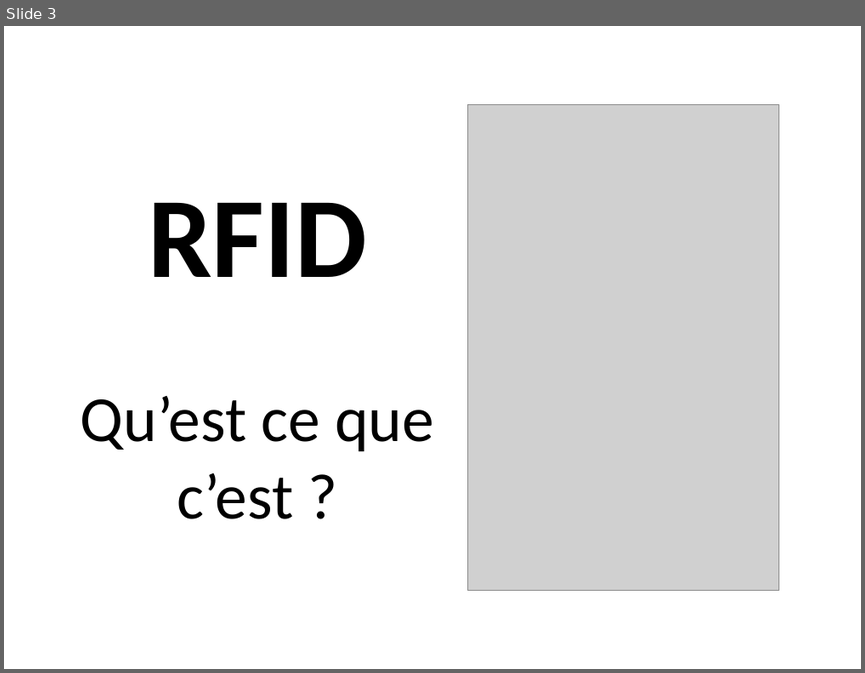
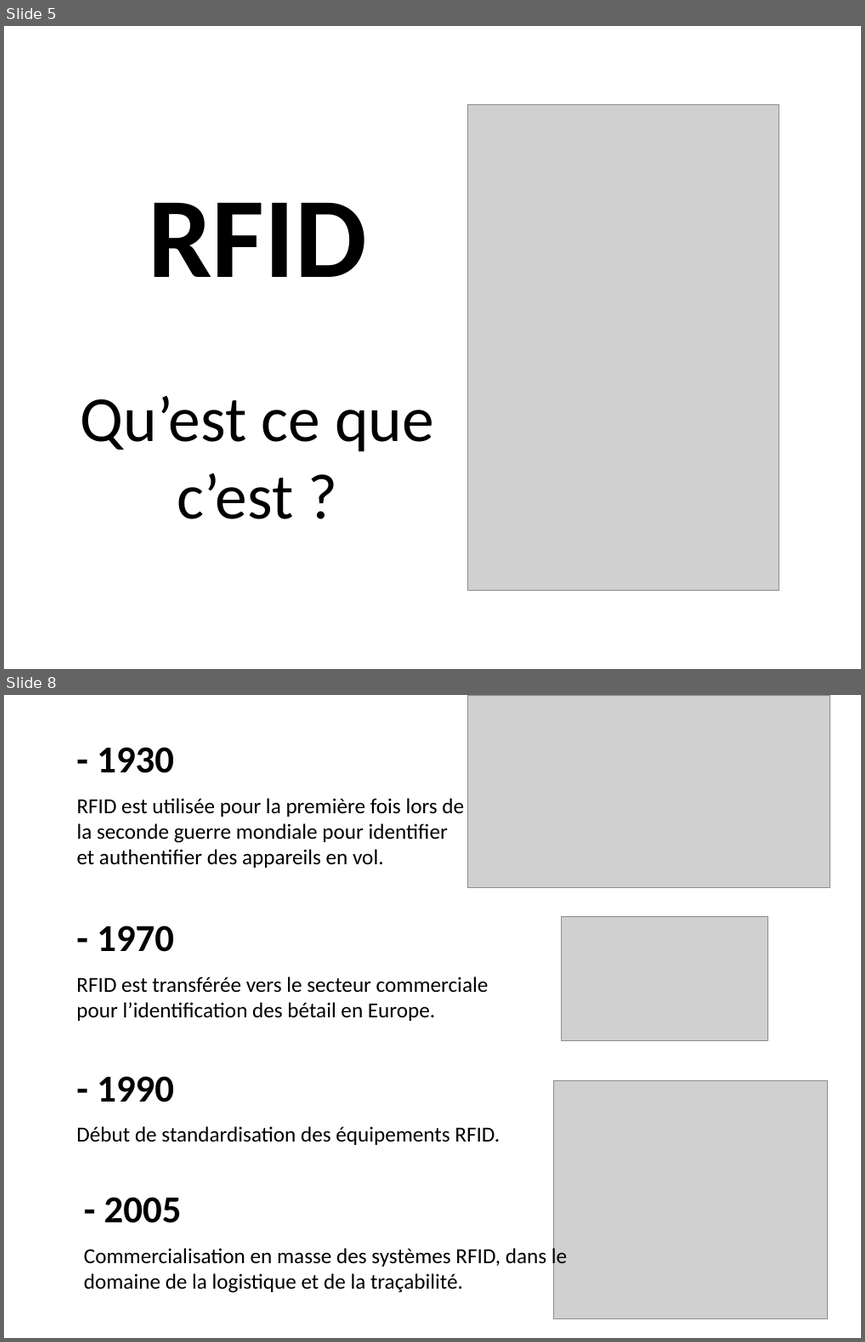
Before and after one commit to adeiry/RFID, a slide deck: RFID.pptx. Shown one above the other, each under a label of ours: slide 3 before the commit, slides 5 and 8 after it; the slides between them are not shown. The pictures are 865x673 and 865x1342 pixels, drawn with LibreOffice and Linux fonts; fonts in the diff are those of the drawing; grey boxes stand for pictures. Boxes give left, top, right and bottom in pixels: in the first picture for what was removed or moved away, otherwise in the second. Text is boxed around its words. In the diff, an @@ line names an element or a change of style, - is before the commit and + after.

```diff
--- a/RFID.pptx
+++ b/RFID.pptx
@@ slide 8 added at bbox=[4, 695, 861, 1338], background #FFFFFF @@
@@ picture added at bbox=[468, 695, 830, 888] @@
@@ text added at bbox=[97, 747, 174, 773], 32 pt, text #000000, bold @@
+- 1930
@@ text added at bbox=[77, 798, 464, 868], 18 pt, text #000000 @@
+RFID est utilisée pour la première fois lors de la seconde guerre mondiale pour identifier et authentifier des appareils en vol.
@@ picture added at bbox=[561, 916, 768, 1040] @@
@@ text added at bbox=[97, 925, 174, 952], 32 pt, text #000000, bold @@
+- 1970
@@ text added at bbox=[76, 976, 488, 1021], 18 pt, text #000000 @@
+RFID est transférée vers le secteur commerciale pour l’identification des bétail en Europe.
@@ text added at bbox=[97, 1076, 174, 1102], 32 pt, text #000000, bold @@
+- 1990
@@ picture added at bbox=[554, 1081, 828, 1319] @@
@@ text added at bbox=[76, 1126, 500, 1145], 18 pt, text #000000 @@
+Début de standardisation des équipements RFID.
@@ text added at bbox=[104, 1197, 182, 1223], 32 pt, text #000000, bold @@
+- 2005
@@ text added at bbox=[84, 1246, 567, 1293], 18 pt, text #000000 @@
+Commercialisation en masse des systèmes RFID, dans le domaine de la logistique et de la traçabilité.
@@ what was slide 3 is now slide 5 @@
```
Also in this commit, not shown: 1 slide changed, 8 other slides added, 1 slide removed.
